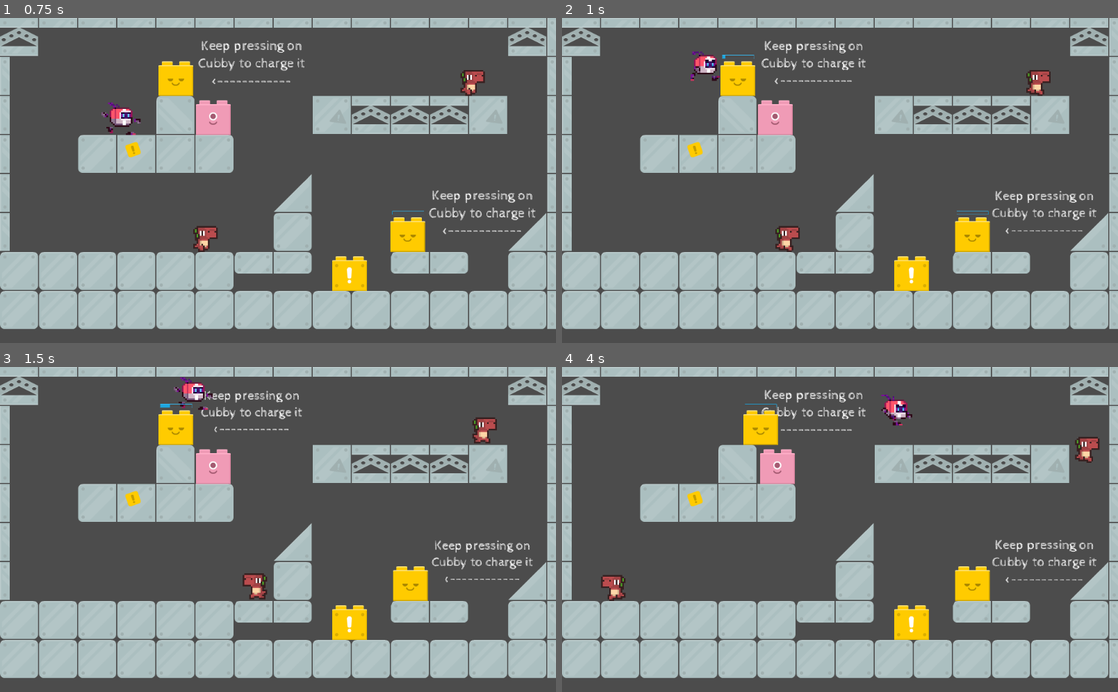
Above: before the commit, frames 1-4 (two rows, left to right).
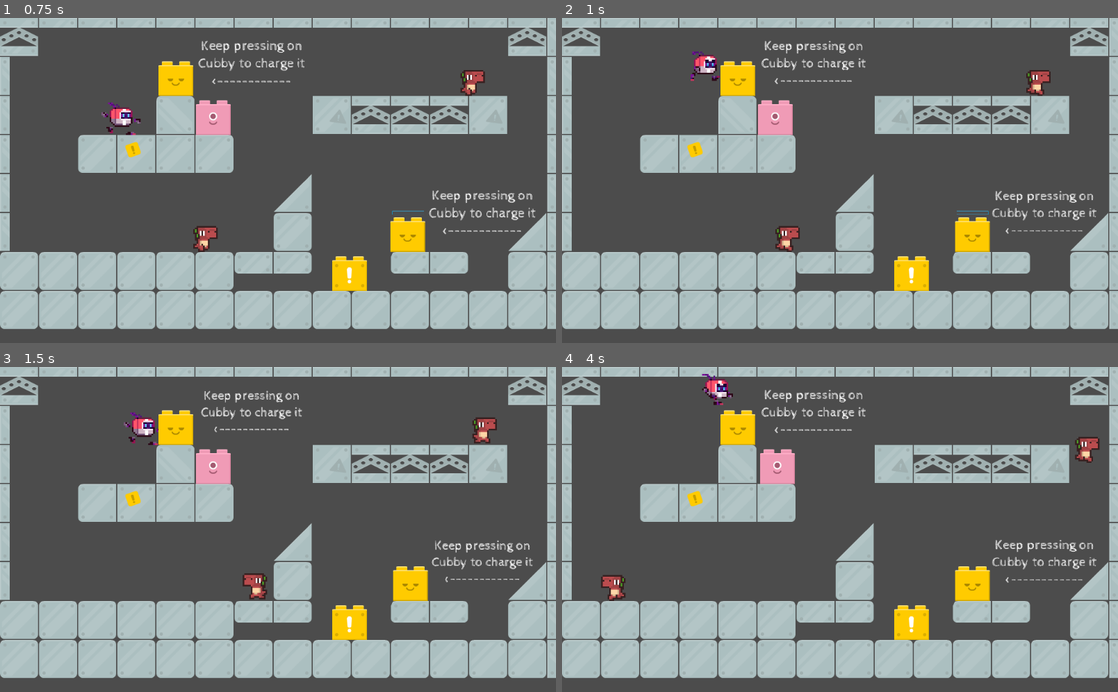
Above: after the commit, the same moments.

Repository: jjramos-dev/Brackeys2020-4
Game: Godot game, scene res://Levels/TestLevel/RafaTest.tscn
Two runs of this game, one before a commit and one after it. Both use one fixed random seed, a clock stepped at 60 frames per second and the inputs below. This scene is started directly instead of the project's main scene.
Inputs (mouse positions are in pixels of both pictures, inside the frame that each line leads up to):
- Up to frame 1 (0.75 s): move the mouse to (405, 235) at 0.52 s; hold Right (right) from 0.53 s (still down); hold S (rewind, bound only before the commit) from 0.53 s (still down); click (405, 235) at 0.67 s
- Up to frame 2 (1 s): keep holding Right (right); keep holding S (rewind, bound only before the commit); tap Space (jump) at 0.77, 0.8 s
- Up to frame 3 (1.5 s): keep holding Right (right); tap Space (jump) at 1.07, 1.35 s; move the mouse to (177, 428) at 1.27 s; release S (rewind, bound only before the commit) at 1.28 s; click (177, 428) at 1.42 s
- Up to frame 4 (4 s): tap Space (jump) at 1.52, 1.82, 2.3, 3.02, 3.32, 3.6, 3.77 s; tap S (rewind, bound only before the commit) at 1.55, 2.85 s; move the mouse to (773, 467) at 2.02 s; release Right (right) at 2.03 s; hold Left (left) 2.03-2.78 s; hold S (rewind, bound only before the commit) 2.03-2.78 s; click (773, 467) at 2.17 s; move the mouse to (912, 623) at 2.77 s; hold Right (right) from 2.78 s (still down); click (912, 623) at 2.92 s; move the mouse to (1006, 578) at 3.52 s

Frame 1 is identical in both runs. In frame 2, less than 0.1% of the frame differs, in the area x 28-35%, y 11-13%; in frame 3, 0.6%; in frame 4, 1.5%, in the area x 25-63%, y 2-25%.

Commit message:
Player only jump if it is on floor

Diff:
--- a/Game/Player/player.gd
+++ b/Game/Player/player.gd
@@ -44,7 +44,8 @@
 		else:
 			rewind_toy.set_recharging(false)
 
-	if Input.is_action_just_pressed("jump"):
+	if Input.is_action_just_pressed("jump") and \
+		is_on_floor():
 		velocity.y = -jump_force
 		#$AnimationPlayer.play("jump")
 
--- a/Game/project.godot
+++ b/Game/project.godot
@@ -56,12 +56,6 @@
 "deadzone": 0.5,
 "events": [ Object(InputEventKey,"resource_local_to_scene":false,"resource_name":"","device":0,"alt":false,"shift":false,"control":false,"meta":false,"command":false,"pressed":false,"scancode":32,"unicode":0,"echo":false,"script":null)
 , Object(InputEventJoypadButton,"resource_local_to_scene":false,"resource_name":"","device":0,"button_index":0,"pressure":0.0,"pressed":false,"script":null)
-, Object(InputEventKey,"resource_local_to_scene":false,"resource_name":"","device":0,"alt":false,"shift":false,"control":false,"meta":false,"command":false,"pressed":false,"scancode":87,"unicode":0,"echo":false,"script":null)
- ]
-}
-rewind={
-"deadzone": 0.5,
-"events": [ Object(InputEventKey,"resource_local_to_scene":false,"resource_name":"","device":0,"alt":false,"shift":false,"control":false,"meta":false,"command":false,"pressed":false,"scancode":83,"unicode":0,"echo":false,"script":null)
  ]
 }
 
